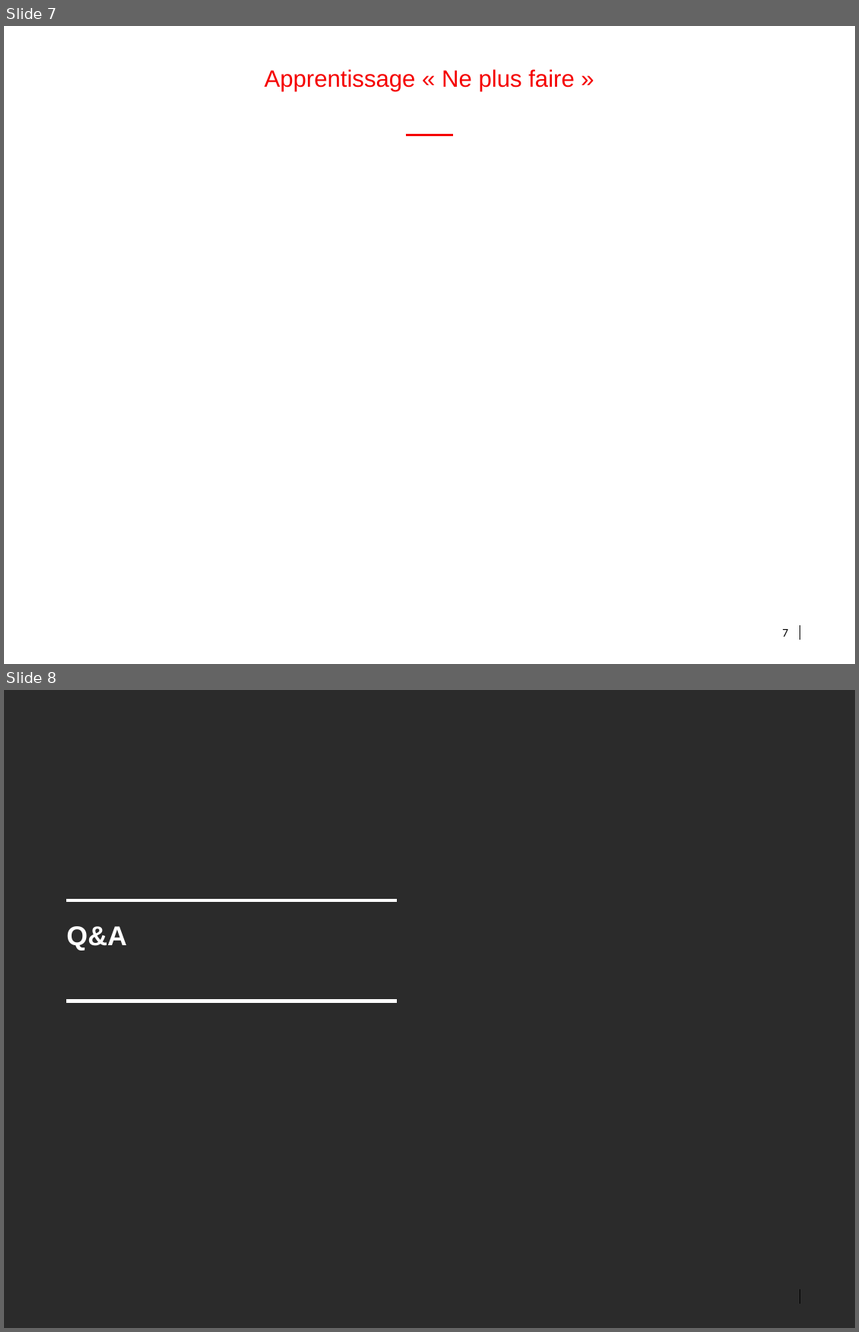
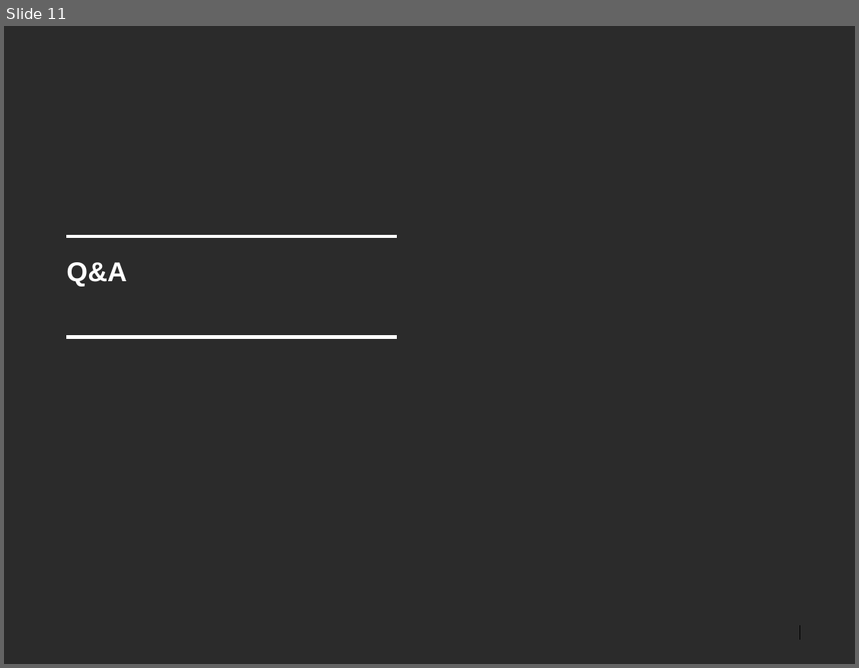
Before and after one commit to bnclab13/devops, a slide deck: doc/Presentation.pptx. Shown one above the other, each under a label of ours: slides 7 and 8 before the commit, slide 11 after it. The pictures are 859x1332 and 859x668 pixels, drawn with LibreOffice and Linux fonts; fonts in the diff are those of the drawing; background and template pictures are left out; a plain dark background stands for a picture behind light text. Boxes give left, top, right and bottom in pixels: in the first picture for what was removed or moved away, otherwise in the second. Text is boxed around its words. In the diff, an @@ line names an element or a change of style, - is before the commit and + after.

```diff
--- a/doc/Presentation.pptx
+++ b/doc/Presentation.pptx
@@ slide 7 removed at (4, 26, 855, 664), background #FFFFFF; not listed: 2 template elements that a slide beside it also shows @@
@@ title removed at (265, 69, 575, 91) @@
-Apprentissage « Ne plus faire »
@@ line removed from (406, 135) to (453, 135) @@
@@ page number removed at (782, 629, 788, 637) @@
-7
@@ what was slide 8 is now slide 11 @@
```
Also in this commit, not shown: 3 slides changed, 7 slides added, 3 other slides removed.
